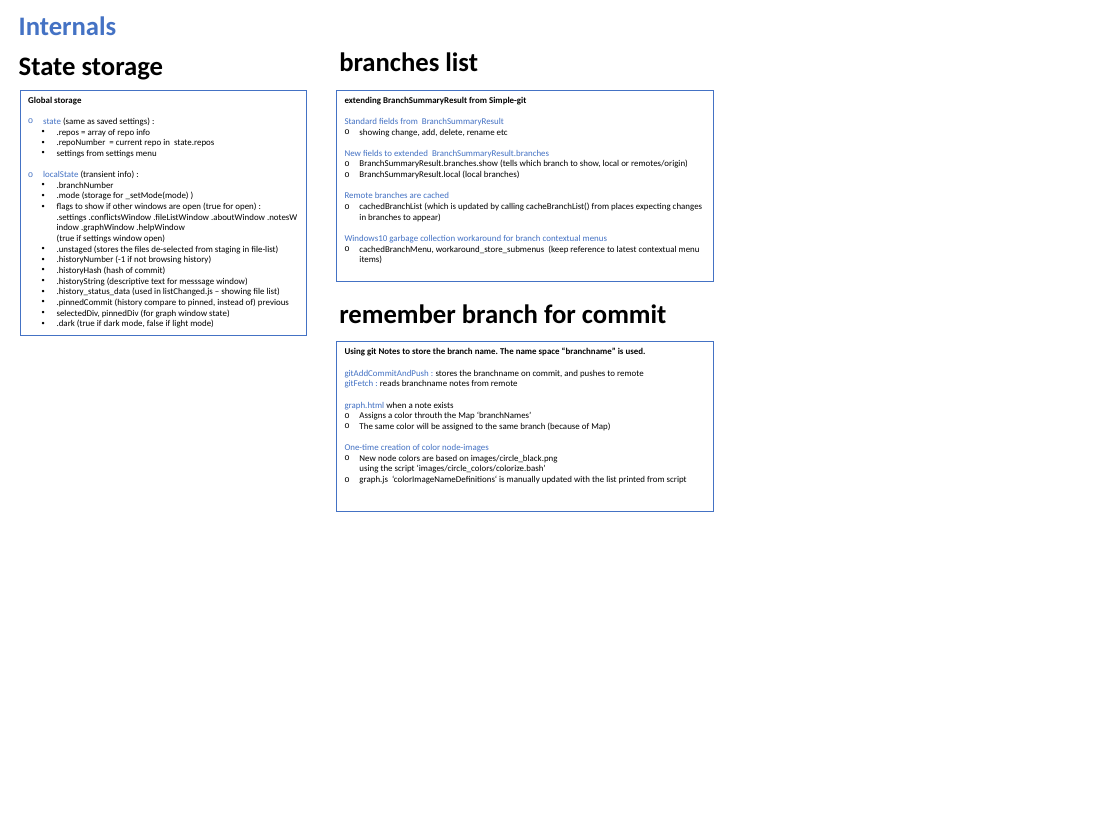
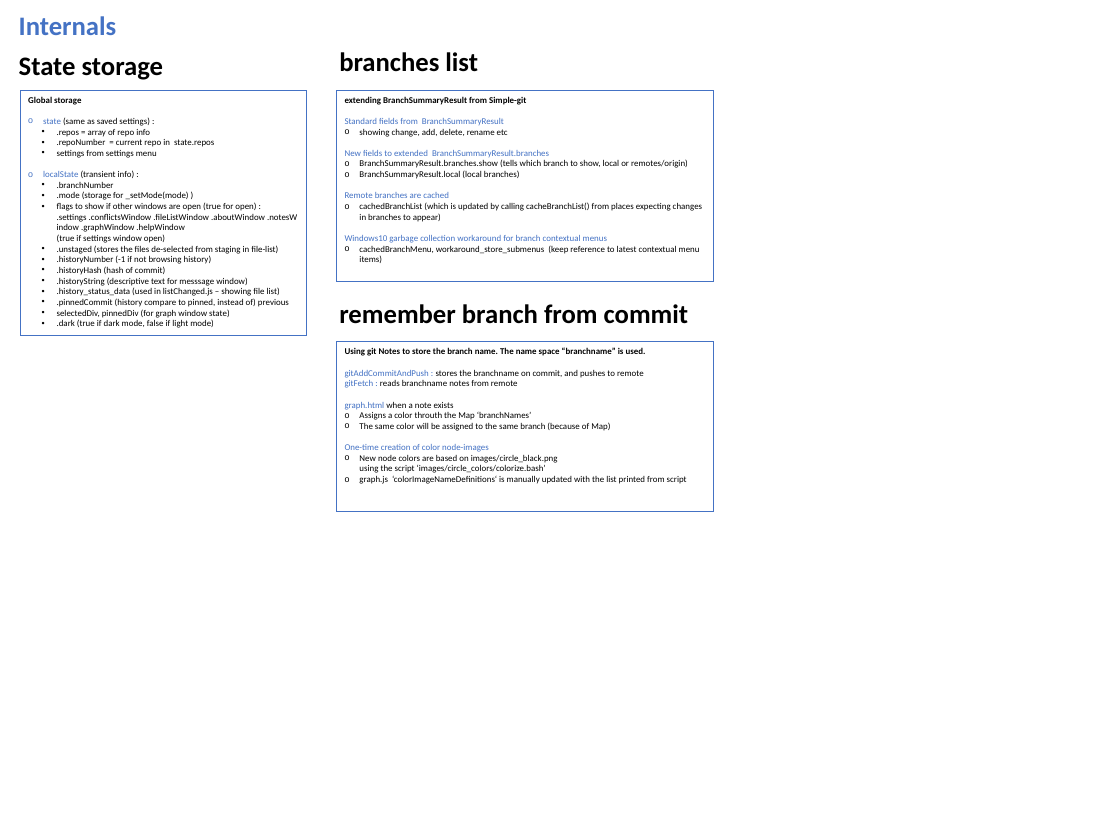
Before and after one commit to pragma-git/pragma-git, a slide deck: slide 3 of docs/Tech-overview.pptx. Drawn at 1120x840 pixels with LibreOffice and Linux fonts; fonts in the diff are those of the drawing. Boxes give left, top, right and bottom in pixels: in the first picture for what was removed or moved away, otherwise in the second. Text is boxed around its words. In the diff, an @@ line names an element or a change of style, - is before the commit and + after.

```diff
--- a/docs/Tech-overview.pptx
+++ b/docs/Tech-overview.pptx
@@ text at bbox=[339, 304, 688, 324]: text changed @@
-remember branch for commit
+remember branch from commit
```
Also in this commit, not shown: 2 other slides changed.
